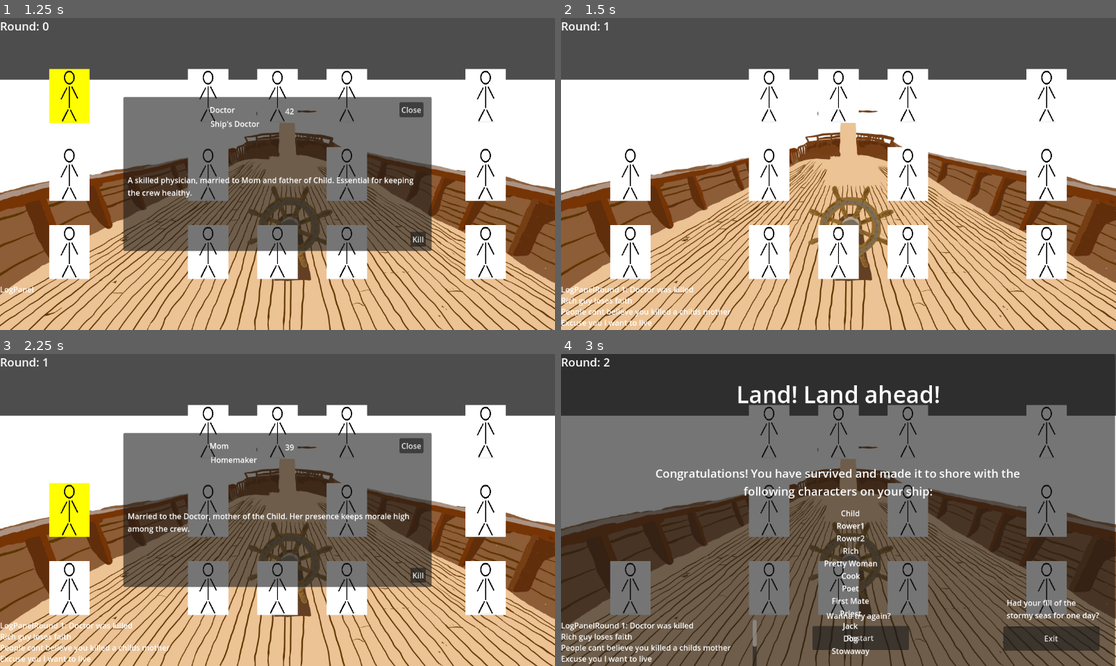
Above: before the commit, frames 1-4 (two rows, left to right).
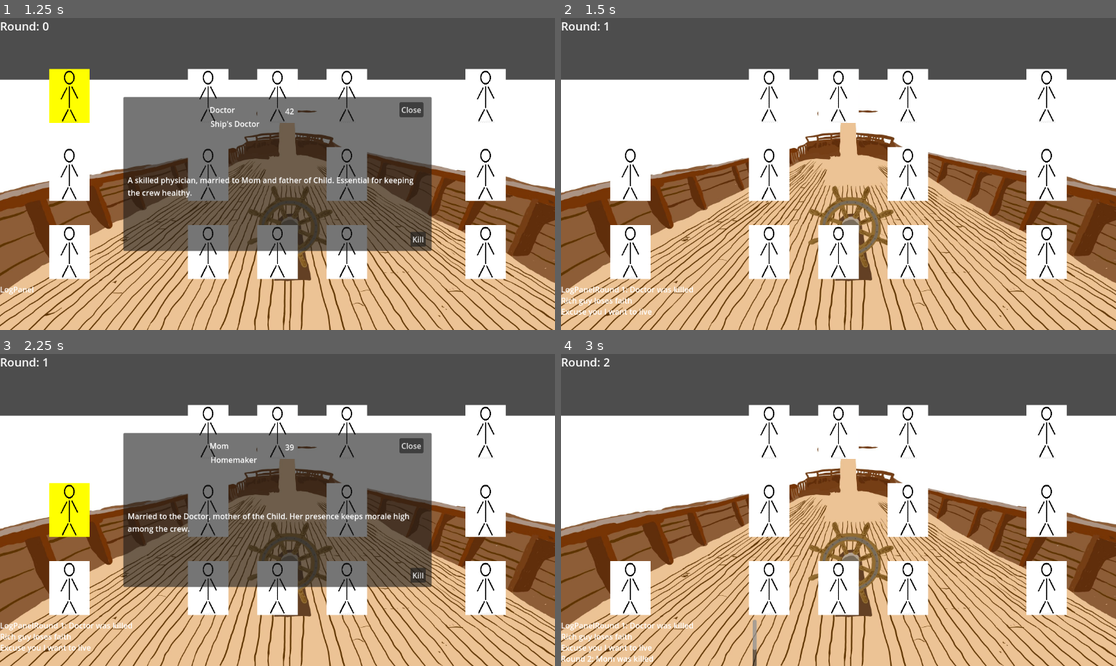
Above: after the commit, the same moments.

Repository: sajochems/Jamsepticeye
Game: Godot game, scene res://scenes/main.tscn
Same seed, same stepped clock (60 frames per second), same inputs: the game is played once before the commit and once after it.
Inputs (mouse positions are in pixels of both pictures, inside the frame that each line leads up to):
- Up to frame 1 (1.25 s): tap Enter at 0.5 s; move the mouse to (66, 96) at 0.52 s; click (66, 96) at 0.67 s
- Up to frame 2 (1.5 s): click "Kill" at 1.25 s
- Up to frame 3 (2.25 s): tap Space at 2 s; move the mouse to (66, 510) at 2.02 s; click (66, 510) at 2.17 s
- Up to frame 4 (3 s): click "Kill" at 2.75 s

Frame 1 is identical in both runs. In frame 2, 0.4% of the frame differs, in the area x 0-31%, y 93-100%; in frame 3, 0.4%; in frame 4, 98%, in the area x 0-100%, y 0-100%.

Commit message:
Fix bugs

Diff:
--- a/data/state_change_events.json
+++ b/data/state_change_events.json
@@ -25,7 +25,7 @@
   },
   {
 	"triggered": false,
-	"condition": "child and not mother",
+	"condition": "child and not mom",
 	"trigger_round": -1,
 	"state_change": 1,
 	"round_change": 0,
--- a/scripts/events.gd
+++ b/scripts/events.gd
@@ -32,18 +32,20 @@
 			state_change_events = parsed
 
 func evaluate_condition(condition_str: String, characters: Array) -> bool:
+	# Trim spaces and split into tokens
+	var tokens = condition_str.strip_edges().split(" ")
+	var unique_vars = []
+	var boolean_operators = ["and", "or", "not"]
 
-	# Create the expression
-	var tokens = condition_str.split(" ")
-	var unique_vars = []
+	# Collect only variable names (exclude boolean operators)
 	for t in tokens:
-		if t != "" and not unique_vars.has(t):
+		if t != "" and not boolean_operators.has(t) and not unique_vars.has(t):
 			unique_vars.append(t)
 
-	# Build parallel lists for expression parameters
+	# Map variable names to their values (true if character exists)
 	var values = []
 	for var_name in unique_vars:
-		values.append(characters.has(var_name))  # true if alive, false otherwise
+		values.append(characters.has(var_name))
 
 	# Parse the expression
 	var expr = Expression.new()
@@ -55,12 +57,14 @@
 	# Execute the expression
 	var result = expr.execute(values)
 	if expr.has_execute_failed():
-		push_error("Failed to execute expression: %s" % condition_str)
+		push_error("Failed to execute condition: %s" % condition_str)
 		return false
 
 	return result
 
 func evaluate_instant_lose_event(ev: Dictionary, characters: Array, state: int, round: int):
+	rounds = round
+	state = state
 	var triggered = ev.get("triggered", "")
 	var trigger_state = ev.get("trigger_state", -1)
 	var trigger_round = int(ev.get("trigger_round", -1))
@@ -87,6 +91,8 @@
 
 
 func evaluate_state_changes(ev: Dictionary, characters: Array, state: int, round: int):
+	rounds = round
+	state = state
 	var condition = ev.get("condition", "")
 	var triggered = ev.get("triggered", "")
 	var trigger_round = int(ev.get("trigger_round", -1))
--- a/scripts/main.gd
+++ b/scripts/main.gd
@@ -150,7 +150,7 @@
 
 	for ev in state_change_events:
 		if events.evaluate_state_changes(ev, alive_tags, state, round):
-			win_round += events.rounds - round
+			win_round = win_round + (events.rounds - round)
 			state = events.state
 			add_log(ev.get("description", ""))
 
@@ -163,6 +163,7 @@
 	if state > 3:
 		trigger_game_over("You know there's such a thing as TOO much tension, right?", "Your travellers lost all faith in your leadership.. they decided its YOU who gets sacrificed next!")
 	if round >= win_round:
+		print("Round is "  + str(round))
 		var alive_characters = []
 		for tag in characters.keys():
 			var char = characters[tag]
